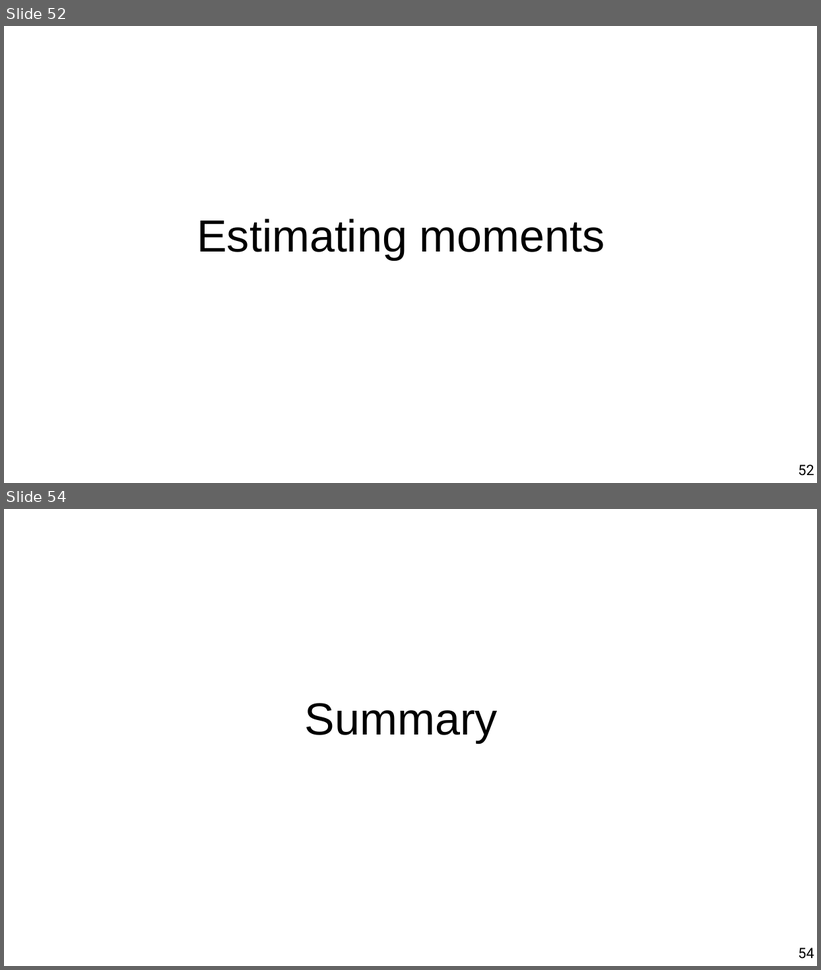
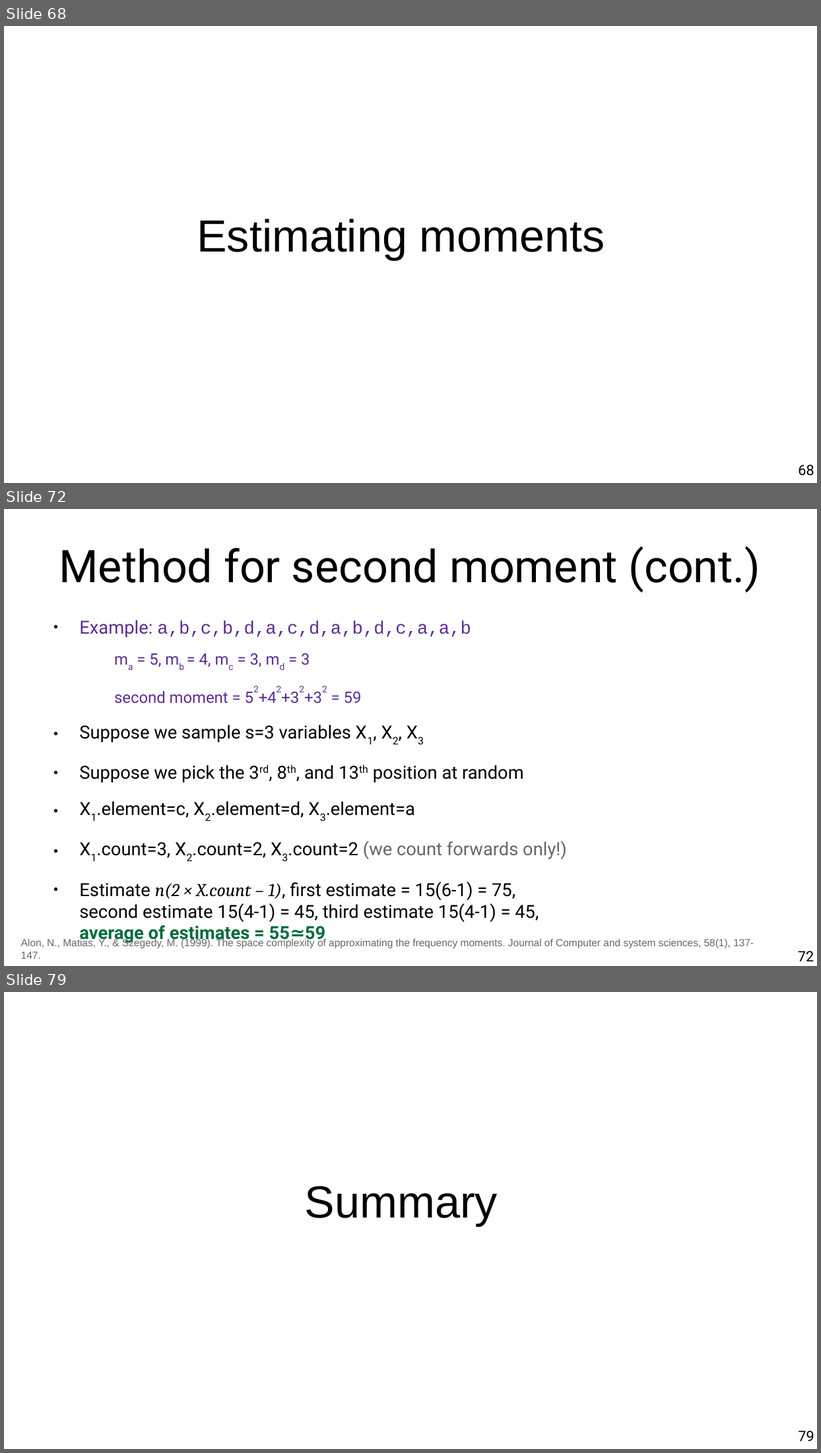
Before and after one commit to marco-calautti/data-mining-course, a slide deck: theory/tt10_streaming.odp. Shown one above the other, each under a label of ours: slides 52 and 54 before the commit, slides 68, 72 and 79 after it; the slides between them are not shown. The pictures are 821x970 and 821x1453 pixels, drawn with LibreOffice and Linux fonts; fonts in the diff are those of the drawing. Boxes give left, top, right and bottom in pixels: in the first picture for what was removed or moved away, otherwise in the second. Text is boxed around its words. In the diff, an @@ line names an element or a change of style, - is before the commit and + after.

Commit message:
Ready first version

```diff
--- a/theory/tt10_streaming.odp
+++ b/theory/tt10_streaming.odp
@@ slide 72 added at <box>4,509,817,966</box>, background #FFFFFF @@
@@ title added at <box>59,546,761,593</box>, 44 pt, text #000000 @@
+Method for second moment (cont.)
@@ text added at <box>79,620,567,944</box>, 17.6 pt, text #000000 @@
+● Example: a,b,c,b,d,a,c,d,a,b,d,c,a,a,b
+  ma = 5, mb = 4, mc = 3, md = 3
+  second moment = 52+42+32+32 = 59
+● Suppose we sample s=3 variables X1, X2, X3
+● Suppose we pick the 3rd, 8th, and 13th position at random
+● X1.element=c, X2.element=d, X3.element=a
+● X1.count=3, X2.count=2, X3.count=2 (we count forwards only!)
+● Estimate n(2 × X.count – 1), first estimate = 15(6-1) = 75,
+  second estimate 15(4-1) = 45, third estimate 15(4-1) = 45,
+  average of estimates = 55≃59
@@ text added at <box>21,939,754,959</box>, 10 pt, text #666666 @@
+Alon, N., Matias, Y., & Szegedy, M. (1999). The space complexity of approximating the frequency moments. Journal of Computer and system sciences, 58(1), 137-147.
@@ page number added at <box>798,951,814,962</box>, 14 pt, text #000000 @@
+72
@@ what was slide 52 is now slide 68 @@
@@ page number at <box>798,465,814,476</box>: text changed @@
-52
+68
@@ what was slide 54 is now slide 79 @@
@@ page number at <box>798,1431,814,1441</box>: text changed @@
-54
+79
```
Also in this commit, not shown: 3 slides changed, 28 other slides added, 4 slides removed.
